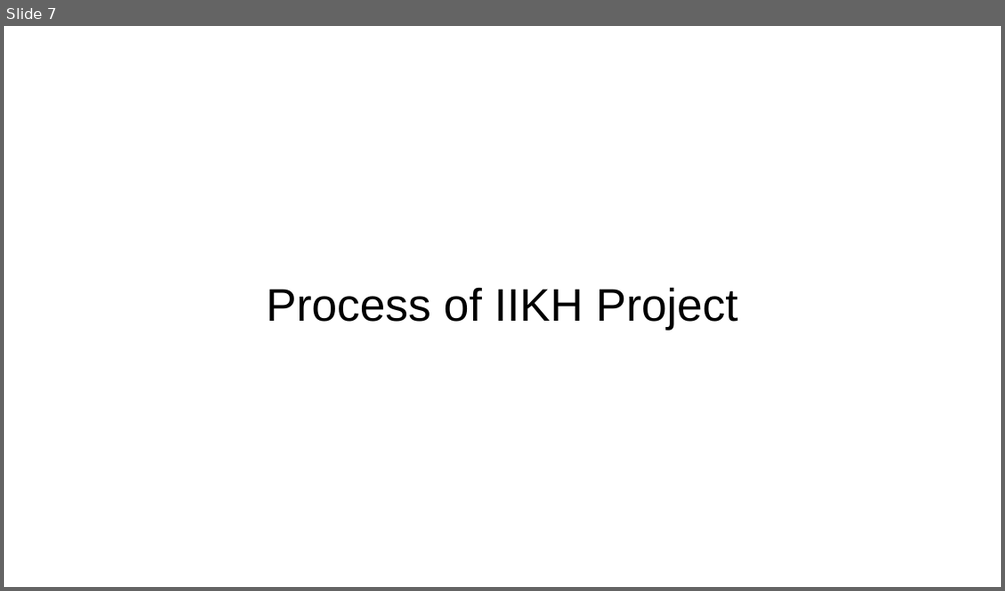
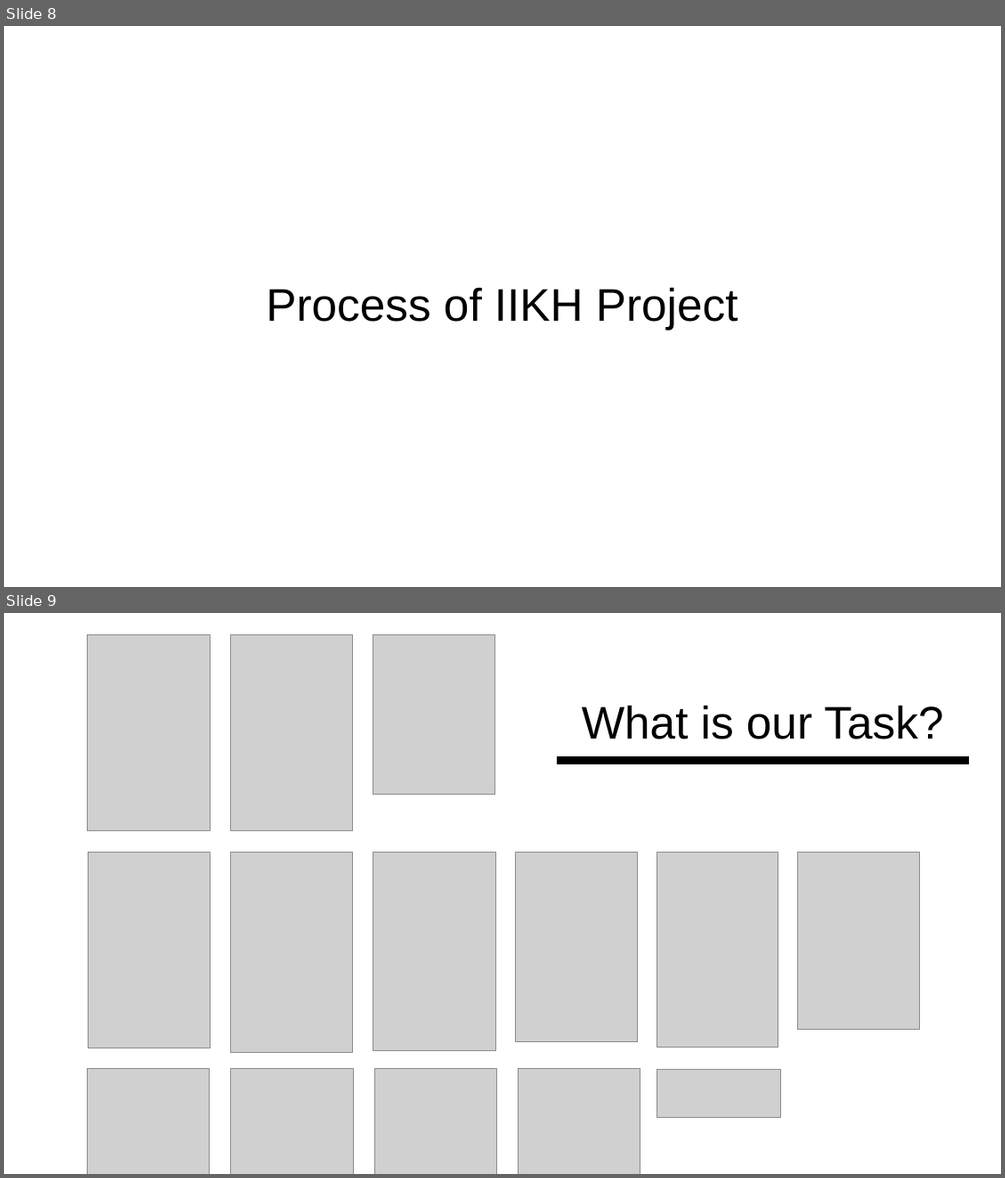
Before and after one commit to IamGroooooot/IIKH, a slide deck: Team1-IIKH.pptx. Shown one above the other, each under a label of ours: slide 7 before the commit, slides 8 and 9 after it. The pictures are 1005x591 and 1005x1178 pixels, drawn with LibreOffice and Linux fonts; fonts in the diff are those of the drawing; grey boxes stand for pictures. Boxes give left, top, right and bottom in pixels: in the first picture for what was removed or moved away, otherwise in the second. Text is boxed around its words. In the diff, an @@ line names an element or a change of style, - is before the commit and + after.

```diff
--- a/Team1-IIKH.pptx
+++ b/Team1-IIKH.pptx
@@ slide 9 added at (4,613,1001,1174), background #FFFFFF @@
@@ picture added at (87,634,210,830) @@
@@ picture added at (231,634,353,830) @@
@@ picture added at (372,634,495,794) @@
@@ title added at (582,705,943,739), 44 pt, text #000000 @@
+What is our Task?
@@ rectangle added at (558,756,968,763), fill #000000, outline #000000 1 pt @@
@@ picture added at (88,852,210,1047) @@
@@ picture added at (231,852,353,1052) @@
@@ picture added at (372,852,496,1051) @@
@@ picture added at (516,852,638,1041) @@
@@ picture added at (657,852,778,1046) @@
@@ picture added at (797,852,919,1030) @@
@@ picture added at (87,1069,209,1174) @@
@@ picture added at (231,1069,354,1174) @@
@@ picture added at (375,1069,497,1174) @@
@@ picture added at (518,1069,639,1174) @@
@@ picture added at (657,1070,780,1118) @@
@@ what was slide 7 is now slide 8 @@
```
Also in this commit, not shown: 2 slides changed, 1 other slide added.
